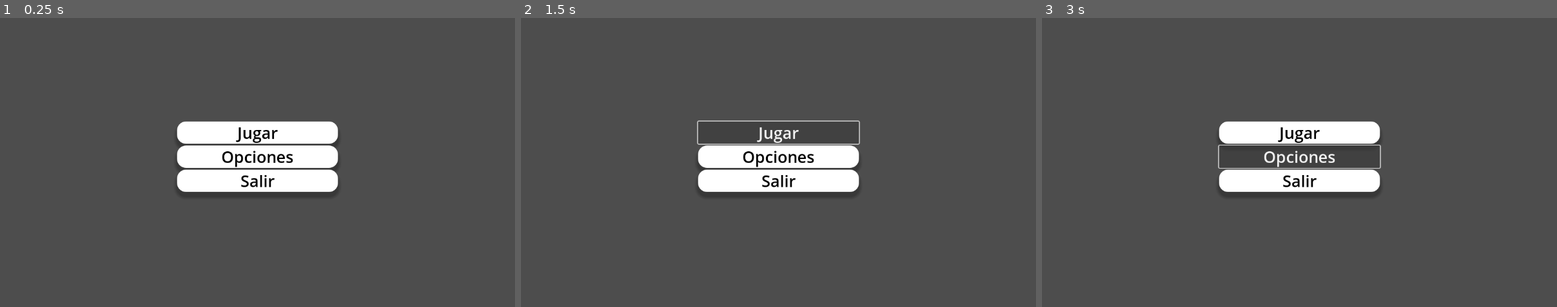
Above: before the commit, frames 1-3 (left to right).
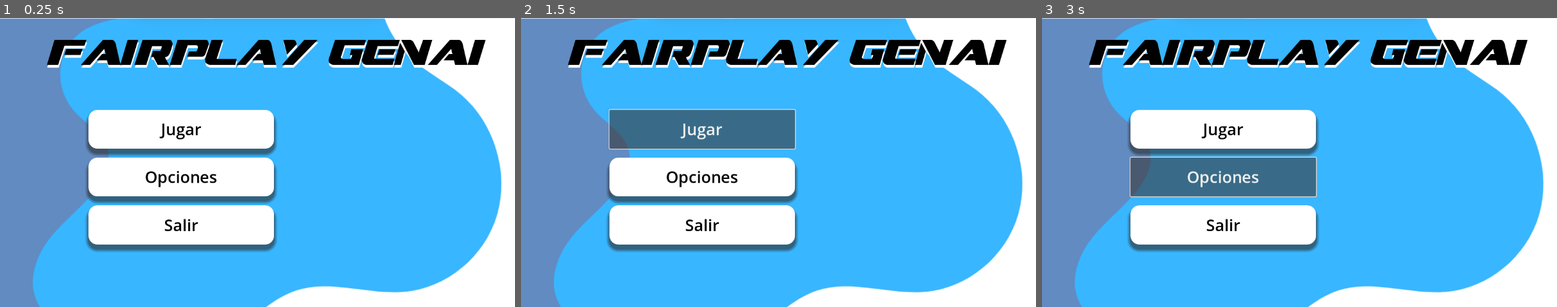
Above: after the commit, the same moments.

Repository: pperezsilva/FairPlayGenAi
Game: Godot game, scene res://escenas/menu.tscn
The game is run twice, just before and just after one commit, with the same random seed, the same clock (stepped at 60 frames per second) and the same inputs.
Inputs:
- Up to frame 1 (0.25 s): no input
- Up to frame 2 (1.5 s): click "Jugar" at 0.5 s; click "Jugar" at 1.25 s
- Up to frame 3 (3 s): click "Jugar" at 2 s; click "Opciones" at 2.75 s

The runs differ from the first frame. In frame 1, 97% of the frame differs, in the area x 0-100%, y 0-100%; in frame 2, 98%; in frame 3, 99%.

Commit message:
Implementacion de fuentes para el texto. Se cambio la posicion de los botones del Menu

Diff:
--- a/escenas/menu.tscn
+++ b/escenas/menu.tscn
@@ -1,4 +1,10 @@
-[gd_scene load_steps=2 format=3 uid="uid://cqwato8424667"]
+[gd_scene load_steps=5 format=3 uid="uid://cqwato8424667"]
+
+[ext_resource type="Texture2D" uid="uid://c3aj11h44misn" path="res://imagenes/menuBackground.png" id="1_vdanu"]
+[ext_resource type="FontFile" uid="uid://b35kvrse3i50k" path="res://fuentes/Dream MMA.ttf" id="2_d7r87"]
+
+[sub_resource type="StyleBoxTexture" id="StyleBoxTexture_d7r87"]
+texture = ExtResource("1_vdanu")
 
 [sub_resource type="StyleBoxFlat" id="StyleBoxFlat_puob0"]
 bg_color = Color(1, 1, 1, 1)
@@ -12,13 +18,20 @@
 
 [node name="Menu" type="Control"]
 layout_mode = 3
-anchors_preset = 8
-anchor_left = 0.5
-anchor_top = 0.5
-anchor_right = 0.5
-anchor_bottom = 0.5
+anchors_preset = 15
+anchor_right = 1.0
+anchor_bottom = 1.0
 grow_horizontal = 2
 grow_vertical = 2
+
+[node name="Panel" type="Panel" parent="."]
+layout_mode = 1
+anchors_preset = 15
+anchor_right = 1.0
+anchor_bottom = 1.0
+grow_horizontal = 2
+grow_vertical = 2
+theme_override_styles/panel = SubResource("StyleBoxTexture_d7r87")
 
 [node name="VBoxContainer" type="VBoxContainer" parent="."]
 layout_mode = 1
@@ -27,15 +40,17 @@
 anchor_top = 0.5
 anchor_right = 0.5
 anchor_bottom = 0.5
-offset_left = -180.0
-offset_top = -92.5
-offset_right = 180.0
-offset_bottom = 92.5
+offset_left = -378.0
+offset_top = -118.0
+offset_right = 37.0
+offset_bottom = 184.0
 grow_horizontal = 2
 grow_vertical = 2
+theme_override_constants/separation = 20
 
 [node name="Button" type="Button" parent="VBoxContainer"]
 layout_mode = 2
+size_flags_vertical = 3
 theme_override_colors/font_color = Color(0, 0, 0, 1)
 theme_override_font_sizes/font_size = 36
 theme_override_styles/normal = SubResource("StyleBoxFlat_puob0")
@@ -43,6 +58,7 @@
 
 [node name="Button2" type="Button" parent="VBoxContainer"]
 layout_mode = 2
+size_flags_vertical = 3
 theme_override_colors/font_color = Color(0, 0, 0, 1)
 theme_override_font_sizes/font_size = 36
 theme_override_styles/normal = SubResource("StyleBoxFlat_puob0")
@@ -50,8 +66,29 @@
 
 [node name="Button3" type="Button" parent="VBoxContainer"]
 layout_mode = 2
+size_flags_vertical = 3
 theme_override_colors/font_color = Color(0, 0, 0, 1)
 theme_override_font_sizes/font_size = 36
 theme_override_styles/normal = SubResource("StyleBoxFlat_puob0")
 text = "Salir
 "
+
+[node name="Label" type="Label" parent="."]
+layout_mode = 1
+anchors_preset = 8
+anchor_left = 0.5
+anchor_top = 0.5
+anchor_right = 0.5
+anchor_bottom = 0.5
+offset_left = -471.0
+offset_top = -279.0
+offset_right = 502.0
+offset_bottom = -199.0
+grow_horizontal = 2
+grow_vertical = 2
+theme_override_colors/font_color = Color(0, 0, 0, 1)
+theme_override_colors/font_shadow_color = Color(1, 1, 1, 1)
+theme_override_constants/shadow_offset_y = 6
+theme_override_fonts/font = ExtResource("2_d7r87")
+theme_override_font_sizes/font_size = 80
+text = "fairplay genai"
Binary file added: fuentes/Dream MMA.ttf
Not shown, added: fuentes/Dream MMA.ttf.import
Binary file added: fuentes/University.otf
Not shown, added: fuentes/University.otf.import
Binary file added: imagenes/menuBackground.png
Not shown, added: imagenes/menuBackground.png.import
